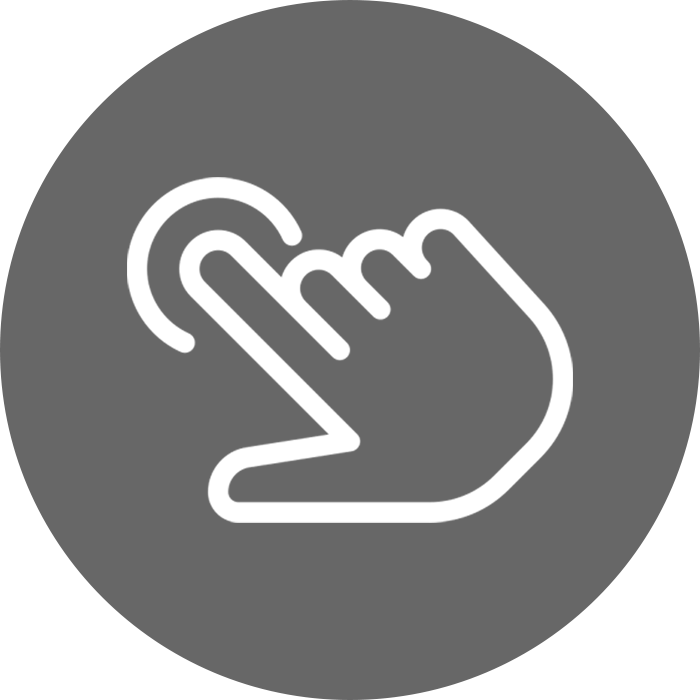
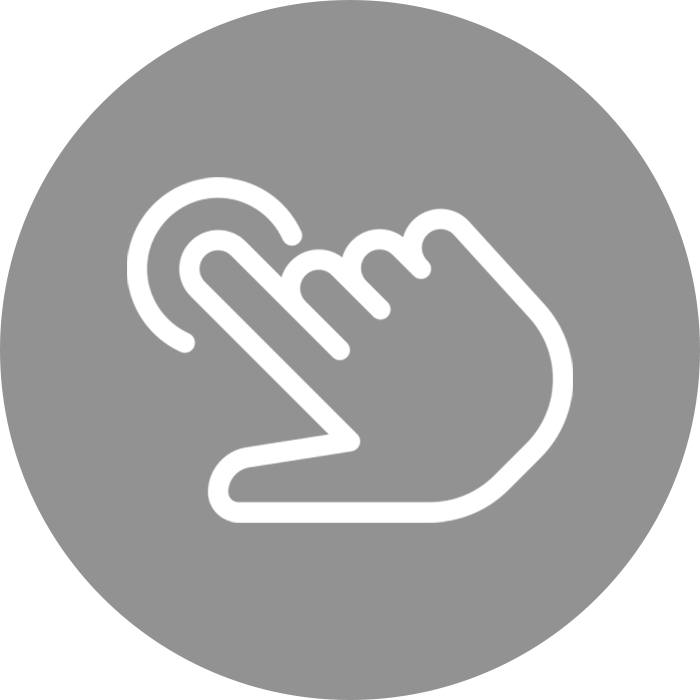
Layers edited between the first and the second 700 x 700 image:
"Ellipse 1": opacity 70% → 50% over [0, 0, 700, 700]
